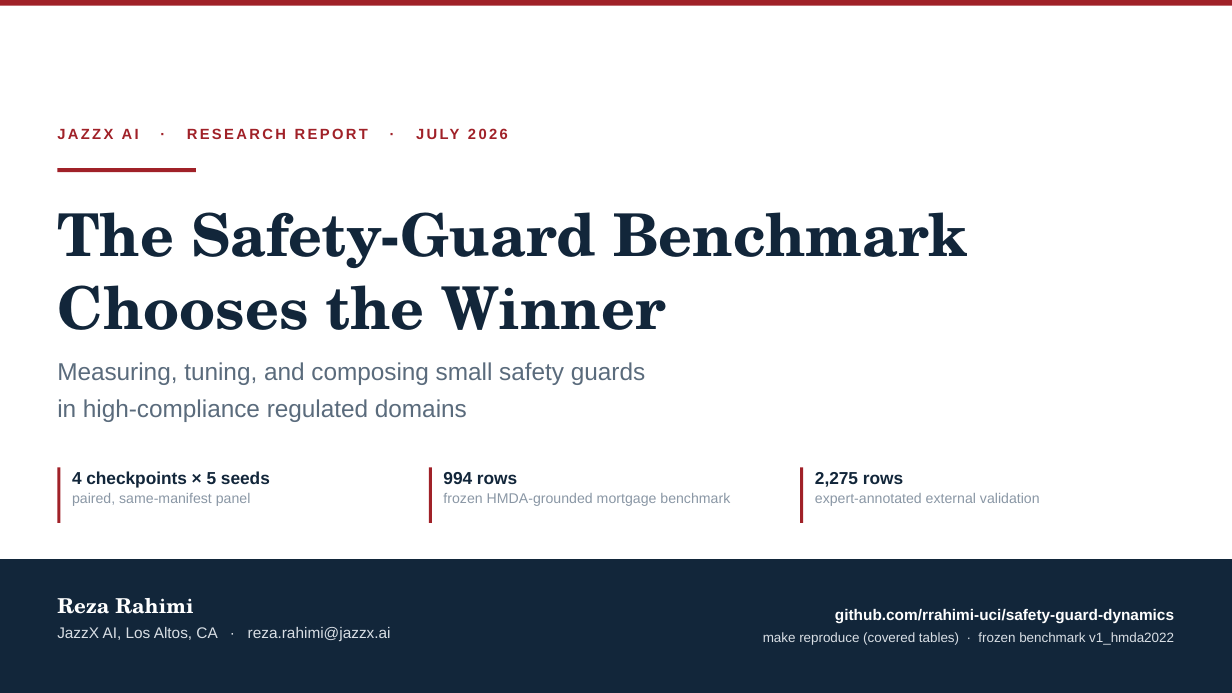
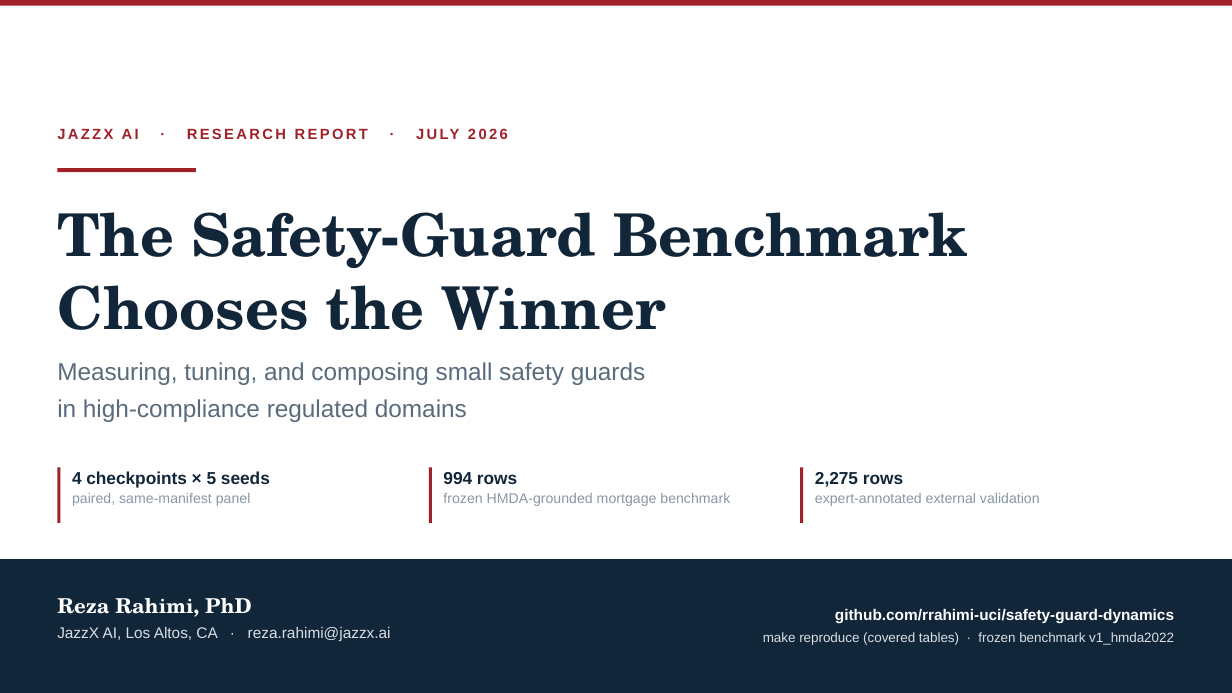
Before and after one commit to rrahimi-uci/guard-ranking-fragility, a slide deck: slide 1 of papers/unified-report/slides/safety_guard_benchmark_deck.pptx. Drawn at 1232x693 pixels with LibreOffice and Linux fonts; fonts in the diff are those of the drawing. Boxes give left, top, right and bottom in pixels: in the first picture for what was removed or moved away, otherwise in the second. Text is boxed around its words. In the diff, an @@ line names an element or a change of style, - is before the commit and + after.

```diff
--- a/papers/unified-report/slides/safety_guard_benchmark_deck.pptx
+++ b/papers/unified-report/slides/safety_guard_benchmark_deck.pptx
@@ text at [57, 598, 252, 617]: text changed @@
-Reza Rahimi
+Reza Rahimi, PhD
```
Also in this commit, not shown: 3 other files.
